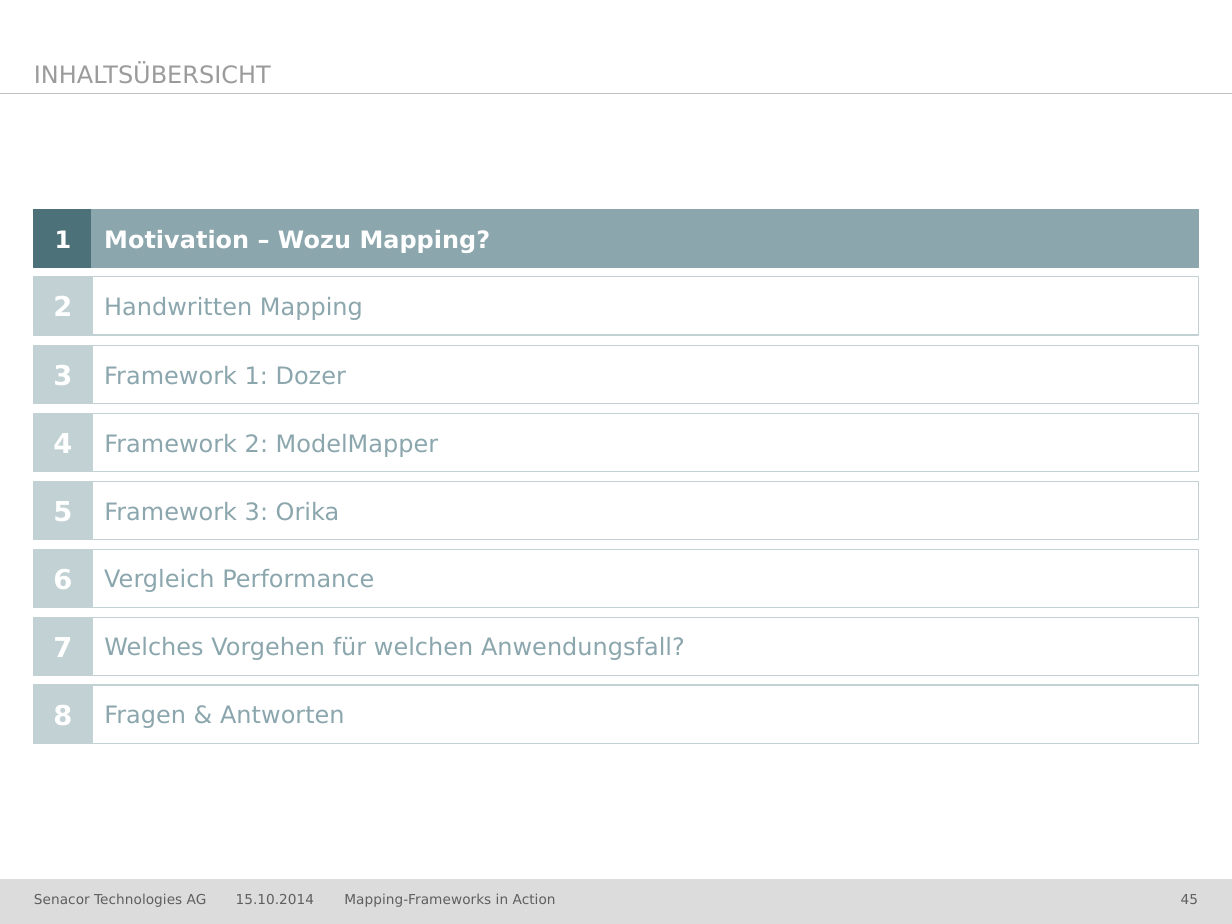
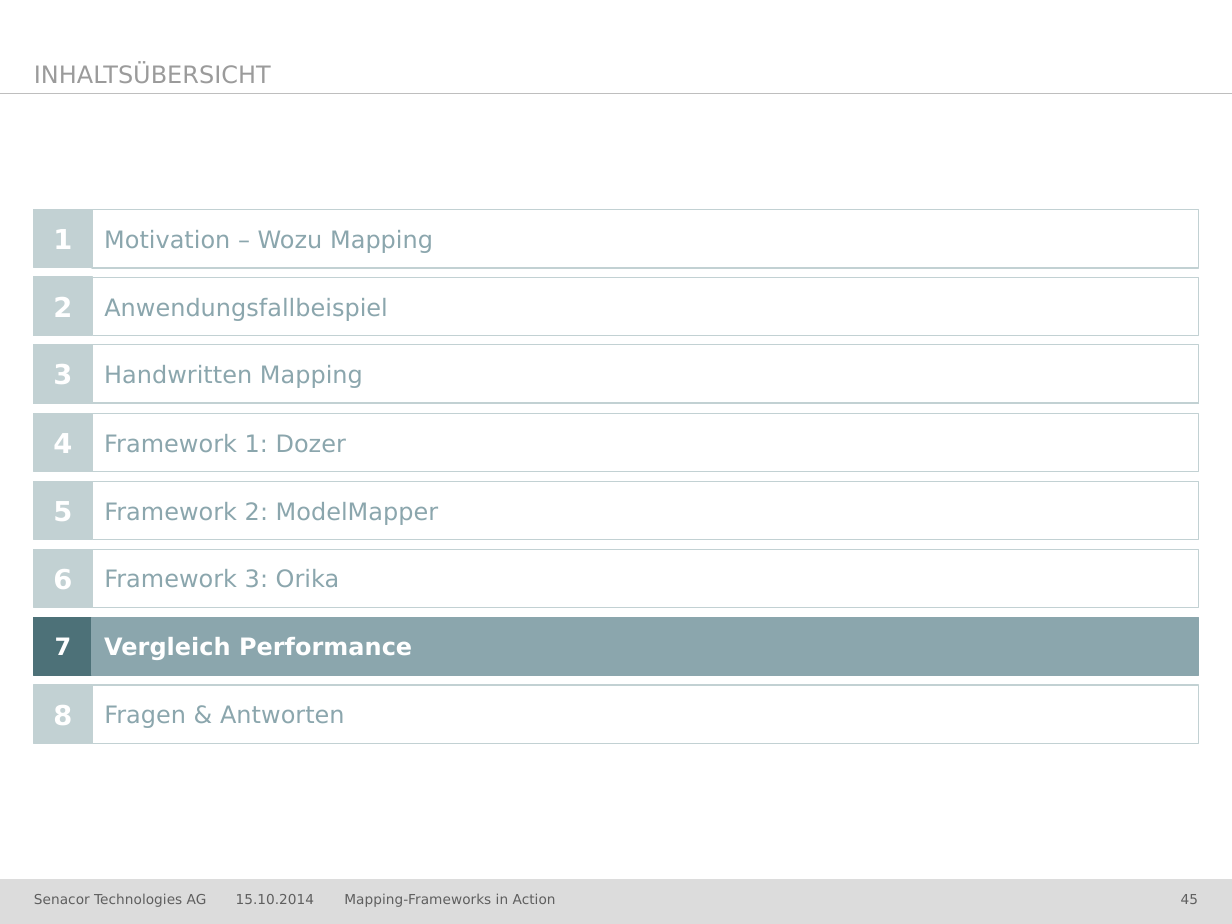
Before and after one commit to jschwalb/Mappings, a slide deck: slide 45 of presentation.pptx. Drawn at 1232x924 pixels with LibreOffice and Linux fonts; fonts in the diff are those of the drawing; background and template pictures are left out. Boxes give left, top, right and bottom in pixels: in the first picture for what was removed or moved away, otherwise in the second. Text is boxed around its words. In the diff, an @@ line names an element or a change of style, - is before the commit and + after.

```diff
--- a/presentation.pptx
+++ b/presentation.pptx
@@ rectangle "1" at (34,209,92,267): size 14 to 16 pt; fill #4D7178 to #C2D1D3; outline #4D7178 0.75 pt to #C2D1D3 0.75 pt @@
@@ rectangle "Motivation – Wozu Mapping" at (92,209,1199,267): fill #8BA6AD to #FFFFFF; outline #8BA6AD 0.75 pt to #C2D1D3 0.75 pt @@
@@ text in rectangle at (104,230,433,253): text changed; text colour #FFFFFF to #8BA6AD; bold off @@
-Motivation – Wozu Mapping?
+Motivation – Wozu Mapping
@@ rectangle added at (92,277,1199,335), fill #FFFFFF, outline #C2D1D3 0.75 pt, 14 pt, text #8BA6AD @@
+Anwendungsfallbeispiel
@@ rectangle added at (92,414,1199,472), fill #FFFFFF, outline #C2D1D3 0.75 pt, 14 pt, text #8BA6AD @@
+Framework 1: Dozer
@@ 3 rectangles: place and size @@
-3 rectangles at (92,277,1199,607)
+3 rectangles at (92,345,1199,675)
@@ rectangle "Framework 3: Orika": place and size @@
-rectangle "Framework 3: Orika" at (92,482,1199,540)
+rectangle "Framework 3: Orika" at (92,549,1199,607)
@@ rectangle "7" at (33,617,91,675): size 16 to 14 pt; fill #C2D1D3 to #4D7178; outline #C2D1D3 0.75 pt to #4D7178 0.75 pt @@
@@ rectangle "Vergleich Performance" at (92,617,1199,675): text colour #8BA6AD to #FFFFFF, bold on; fill #FFFFFF to #8BA6AD; outline #C2D1D3 0.75 pt to #8BA6AD 0.75 pt @@
@@ rectangle removed at (92,617,1199,675) @@
-Welches Vorgehen für welchen Anwendungsfall?
```
Also in this commit, not shown: 17 other slides changed.
